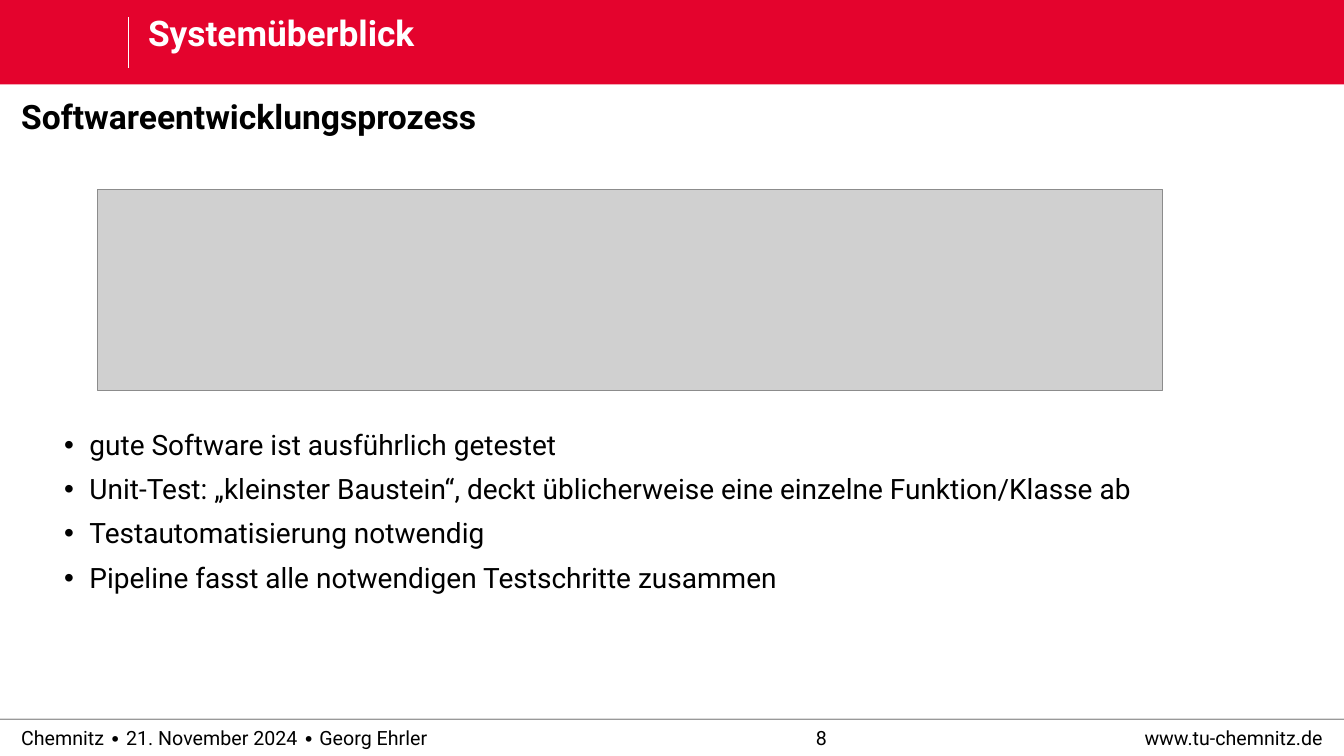
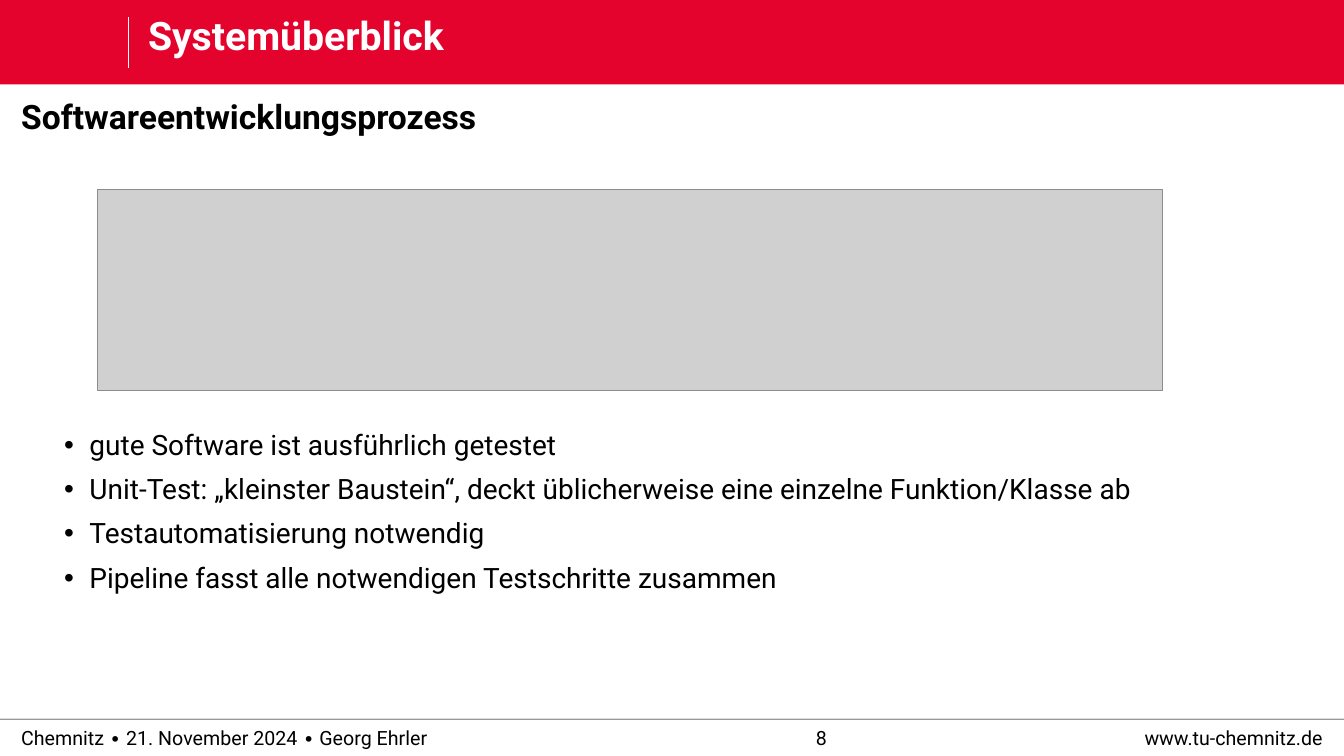
Before and after one commit to derEhrler/ACSDthesis_edited, a slide deck: slide 8 of defense/praktikum_defense.pptx. Drawn at 1344x756 pixels with LibreOffice and Linux fonts; fonts in the diff are those of the drawing; grey boxes stand for pictures; background and template pictures are left out. Boxes give left, top, right and bottom in pixels: in the first picture for what was removed or moved away, otherwise in the second. Text is boxed around its words. In the diff, an @@ line names an element or a change of style, - is before the commit and + after.

```diff
--- a/defense/praktikum_defense.pptx
+++ b/defense/praktikum_defense.pptx
@@ title "Systemüberblick" at [148,20,444,59]: size 25.2 to 28 pt; line spacing 0.88 to 0.9 @@
```
Also in this commit, not shown: 10 other slides changed, 2 slides added, 3 slides removed.
